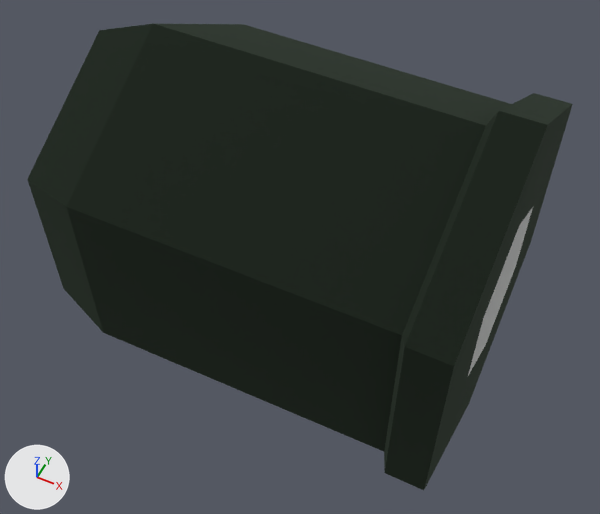
The glTF model assets/models/He40mmCasing.glb, before and after one commit.
Camera for both pictures: a 50 mm lens placed at (0.057, -0.1156, 0.1317), pointed at (0.002, -0.0057, -0.0057). Every picture has the same lights, and +X, +Y and +Z are marked at lower left. The picture after the commit comes second. Where no turn or scale is listed for an object, it has been applied to the vertices.

The older version as bpy lines, for what is in view:
```python
me_mesh_0 = bpy.data.meshes.new('Mesh_0')
me_mesh_0.from_pydata(...)  # 36 vertices, 68 faces; spans x -0.0609..0.0315, y -0.0374..0.0374, z -0.0431..0.0431
me_mesh_0.materials.append(mat_weaponsmaterial)  # picture img_image_0
ob_ammocasecylinder = bpy.data.objects.new('ammoCaseCylinder', me_mesh_0)
ob_ammocasecylinder.location = (0.0137, 0.0, 0.0)
```
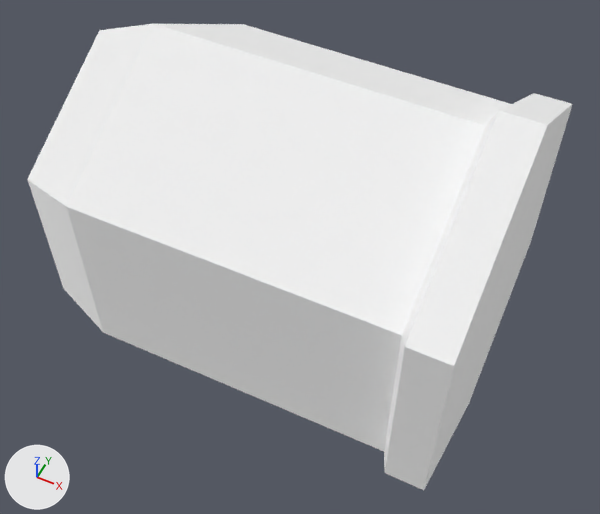
The newer file is also rescaled (x25.0), turned or shifted as a whole; pictures and numbers use the older file's frame.

Edits to the bpy script that builds the scene:
```text
Add mat_defaultmaterial:
    mat_defaultmaterial = principled_material('DefaultMaterial')
    mat_defaultmaterial.base_color = (1.0, 1.0, 1.0)  # white #ffffff
    mat_defaultmaterial.metallic = 1.0
    mat_defaultmaterial.roughness = 1.0
Change me_mesh_0:
    where me_mesh_0.from_pydata(...)  # 36 vertices, 68 faces; spans x -0.0609..0.0315, y -0.0374..0.0374, z -0.0431..0.0431
    remove me_mesh_0.materials.append(mat_weaponsmaterial)  # picture img_image_0
    add me_mesh_0.materials.append(mat_defaultmaterial)  # white #ffffff
```

Changed parts and their boxes (x1, y1, x2, y2) in the pictures (600 x 514 px):
'ammoCaseCylinder', recoloured (black to white)
    both: (27, 24, 573, 490)
